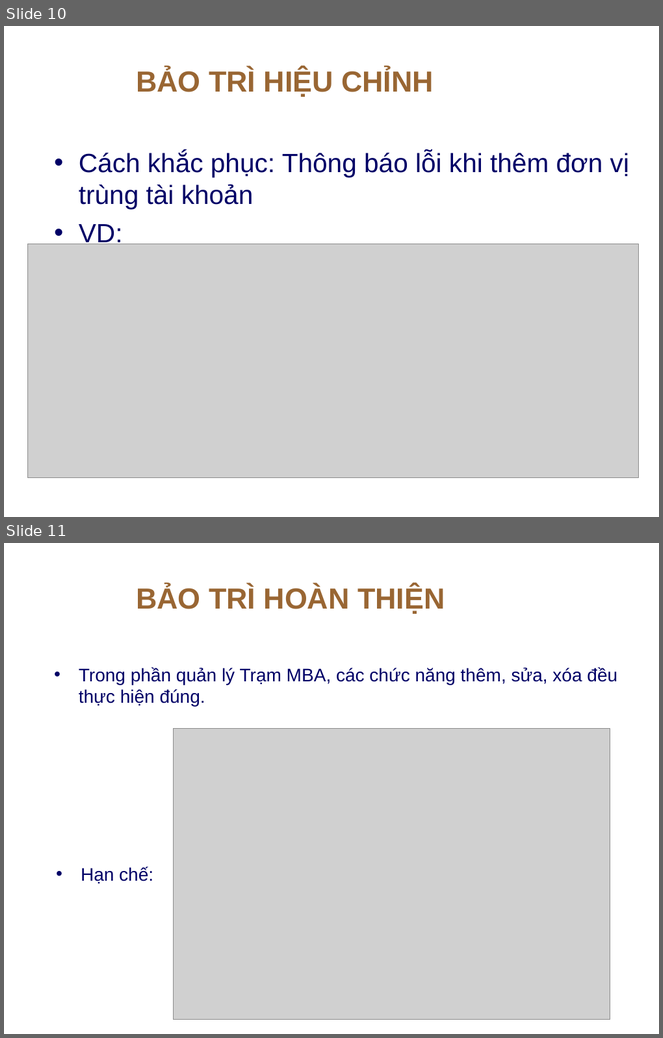
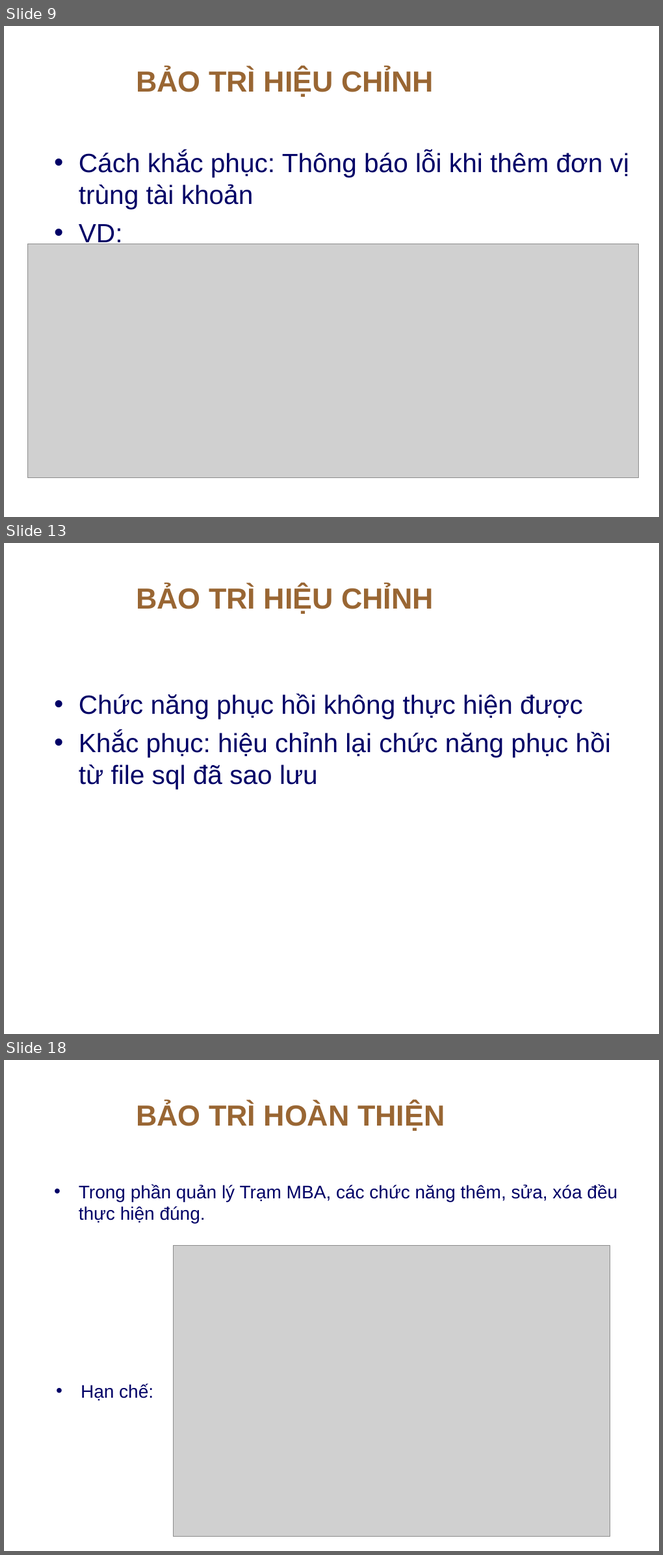
Before and after one commit to thanhphi0127/manager-configuration, a slide deck: doc/baitapso2/BAOTRI_BAITAP2.ppt. Shown one above the other, each under a label of ours: slides 10 and 11 before the commit, slides 9, 13 and 18 after it; the slides between them are not shown. The pictures are 663x1038 and 663x1555 pixels, drawn with LibreOffice and Linux fonts; fonts in the diff are those of the drawing; grey boxes stand for pictures; background and template pictures are left out. Boxes give left, top, right and bottom in pixels: in the first picture for what was removed or moved away, otherwise in the second. Text is boxed around its words. In the diff, an @@ line names an element or a change of style, - is before the commit and + after.

```diff
--- a/doc/baitapso2/BAOTRI_BAITAP2.ppt
+++ b/doc/baitapso2/BAOTRI_BAITAP2.ppt
@@ slide 13 added at (4,543,659,1034), background picture (left out) @@
@@ title added at (136,586,434,614), 32 pt, text #996633, bold @@
+BẢO TRÌ HIỆU CHỈNH
@@ text added at (79,693,611,789), 29 pt, text #000066 @@
+• Chức năng phục hồi không thực hiện được
+• Khắc phục: hiệu chỉnh lại chức năng phục hồi từ file sql đã sao lưu
@@ what was slide 10 is now slide 9 @@
@@ what was slide 11 is now slide 18 @@
```
Also in this commit, not shown: 3 slides changed, 10 other slides added, 2 slides removed.
